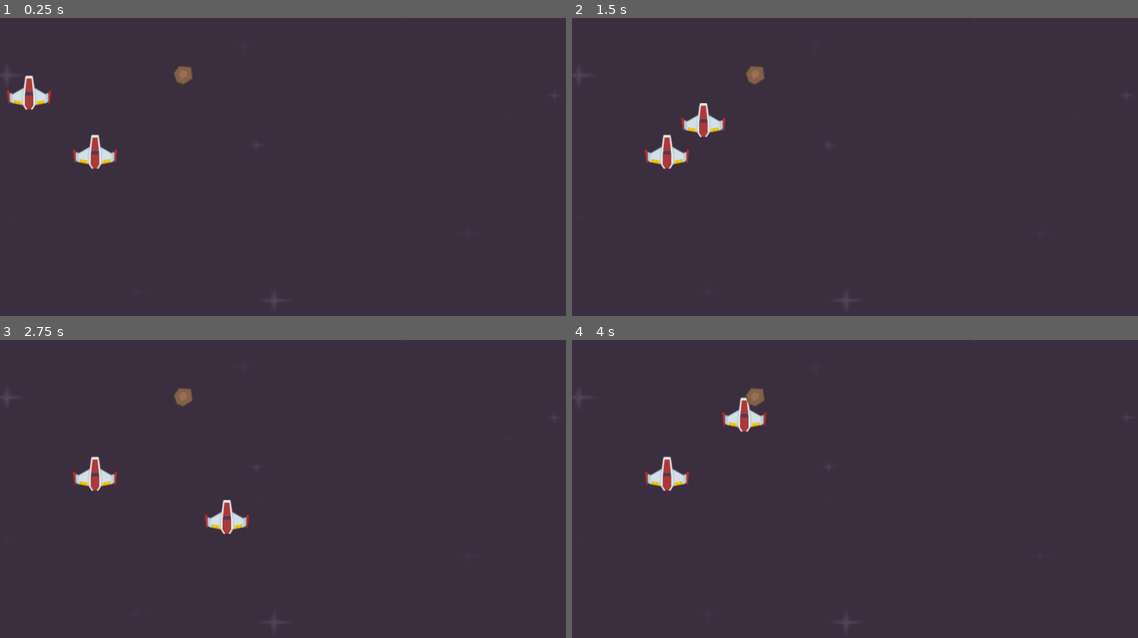
Above: before the commit, frames 1-4 (two rows, left to right).
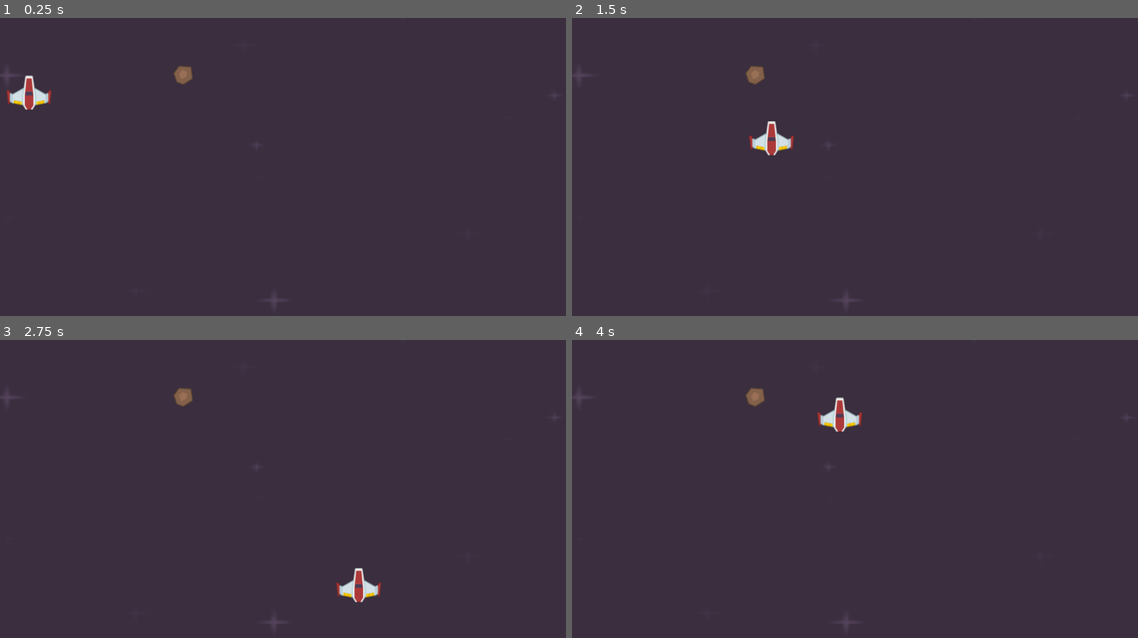
Above: after the commit, the same moments.

Repository: Yrthgze/GodotCrashCourese
Game: Godot game, scene res://Scenes/level.tscn
Two runs of this game, one before a commit and one after it. Both use one fixed random seed, a clock stepped at 60 frames per second and the inputs below.
Inputs:
- Up to frame 1 (0.25 s): no input
- Up to frame 2 (1.5 s): tap Enter at 0.5 s; hold Right (right) 0.53-1.28 s; hold Down (down) from 1.28 s (still down)
- Up to frame 3 (2.75 s): release Down (down) at 2.03 s; hold Right (right) from 2.03 s (still down)
- Up to frame 4 (4 s): release Right (right) at 2.78 s; hold Up (up) 2.78-3.53 s; hold Left (left) from 3.53 s (still down)

The runs differ from the first frame. In frame 1, 0.5% of the frame differs, in the area x 12-21%, y 39-51%; in frame 2, 1.4%; in frame 3, 1.4%, in the area x 12-68%, y 39-89%; in frame 4, 1.4%.

Commit message:
[GodotCrashCourse]: Physics colliders 2D and signals.

Diff:
--- /dev/null
+++ b/CrashCourse#1/Scenes/MainTimer.gd
@@ -0,0 +1,15 @@
+extends Timer
+
+
+# Called when the node enters the scene tree for the first time.
+func _ready():
+	pass
+
+
+# Called every frame. 'delta' is the elapsed time since the previous frame.
+func _process(delta):
+	pass
+
+
+func _on_timeout():
+	print("meteor")
--- /dev/null
+++ b/CrashCourse#1/Scenes/laser.tscn
@@ -0,0 +1,15 @@
+[gd_scene load_steps=3 format=3 uid="uid://ttdeidtfmx5u"]
+
+[ext_resource type="Texture2D" uid="uid://cvhwvbmsf05vg" path="res://kenney_space-shooter-redux/PNG/Lasers/laserRed01.png" id="1_vvobx"]
+
+[sub_resource type="CapsuleShape2D" id="CapsuleShape2D_qmg3c"]
+radius = 3.0
+height = 52.0
+
+[node name="Laser" type="Area2D"]
+
+[node name="Sprite2D" type="Sprite2D" parent="."]
+texture = ExtResource("1_vvobx")
+
+[node name="CollisionShape2D" type="CollisionShape2D" parent="."]
+shape = SubResource("CapsuleShape2D_qmg3c")
--- /dev/null
+++ b/CrashCourse#1/Scenes/level.gd
@@ -0,0 +1,15 @@
+extends Node2D
+
+
+# Called when the node enters the scene tree for the first time.
+func _ready():
+	pass # Replace with function body.
+
+
+# Called every frame. 'delta' is the elapsed time since the previous frame.
+func _process(delta):
+	pass
+
+
+func _on_timer_timeout():
+	print("Meteor from main script")
--- a/CrashCourse#1/Scenes/level.tscn
+++ b/CrashCourse#1/Scenes/level.tscn
@@ -1,10 +1,21 @@
-[gd_scene load_steps=4 format=3 uid="uid://c2bdim0jap4ia"]
+[gd_scene load_steps=9 format=3 uid="uid://c2bdim0jap4ia"]
 
 [ext_resource type="PackedScene" uid="uid://cbm33s2g6slvb" path="res://Scenes/player.tscn" id="1_ostsi"]
+[ext_resource type="Script" path="res://Scenes/level.gd" id="1_vj4op"]
 [ext_resource type="Texture2D" uid="uid://ds7d4lhfqqbif" path="res://kenney_space-shooter-redux/Backgrounds/darkPurple.png" id="1_yelfq"]
 [ext_resource type="PackedScene" uid="uid://d17pg0xweqvq5" path="res://Scenes/meteor.tscn" id="3_wpdov"]
+[ext_resource type="Script" path="res://Scenes/MainTimer.gd" id="4_ityqm"]
+
+[sub_resource type="RectangleShape2D" id="RectangleShape2D_i7bb0"]
+
+[sub_resource type="RectangleShape2D" id="RectangleShape2D_741jl"]
+size = Vector2(14.9936, 20)
+
+[sub_resource type="RectangleShape2D" id="RectangleShape2D_rtptk"]
+size = Vector2(8.86499, 20)
 
 [node name="Level" type="Node2D"]
+script = ExtResource("1_vj4op")
 
 [node name="Background" type="Sprite2D" parent="."]
 position = Vector2(573, 279)
@@ -16,3 +27,42 @@
 
 [node name="Meteor" parent="." instance=ExtResource("3_wpdov")]
 position = Vector2(403, 126)
+
+[node name="Borders" type="Node2D" parent="."]
+position = Vector2(1318, 360)
+scale = Vector2(-5.184, -44.581)
+
+[node name="RightWall" type="StaticBody2D" parent="Borders"]
+
+[node name="CollisionShape2D" type="CollisionShape2D" parent="Borders/RightWall"]
+shape = SubResource("RectangleShape2D_i7bb0")
+
+[node name="LeftWall" type="StaticBody2D" parent="Borders"]
+position = Vector2(261.381, -0.0672939)
+
+[node name="CollisionShape2D" type="CollisionShape2D" parent="Borders/LeftWall"]
+shape = SubResource("RectangleShape2D_i7bb0")
+
+[node name="TopWall" type="StaticBody2D" parent="Borders"]
+position = Vector2(139.082, 8.63596)
+scale = Vector2(-17.7545, -0.0838856)
+
+[node name="CollisionShape2D" type="CollisionShape2D" parent="Borders/TopWall"]
+position = Vector2(0.325947, -1.60441)
+shape = SubResource("RectangleShape2D_741jl")
+
+[node name="BottomWall" type="StaticBody2D" parent="Borders"]
+position = Vector2(138.696, -8.56867)
+scale = Vector2(28.6795, 0.0722505)
+
+[node name="CollisionShape2D" type="CollisionShape2D" parent="Borders/BottomWall"]
+position = Vector2(-0.343032, 0)
+scale = Vector2(1, 1)
+shape = SubResource("RectangleShape2D_rtptk")
+
+[node name="Timer" type="Timer" parent="."]
+autostart = true
+script = ExtResource("4_ityqm")
+
+[connection signal="timeout" from="Timer" to="." method="_on_timer_timeout"]
+[connection signal="timeout" from="Timer" to="Timer" method="_on_timeout"]
--- /dev/null
+++ b/CrashCourse#1/Scenes/meteor.gd
@@ -0,0 +1,6 @@
+extends Area2D
+
+
+func _on_body_entered(body):
+	print("body entered")
+	print(body)
--- a/CrashCourse#1/Scenes/meteor.tscn
+++ b/CrashCourse#1/Scenes/meteor.tscn
@@ -1,8 +1,19 @@
-[gd_scene load_steps=2 format=3 uid="uid://d17pg0xweqvq5"]
+[gd_scene load_steps=4 format=3 uid="uid://d17pg0xweqvq5"]
 
 [ext_resource type="Texture2D" uid="uid://dj0ibgpbi6213" path="res://kenney_space-shooter-redux/PNG/Meteors/meteorBrown_med1.png" id="1_dri8o"]
+[ext_resource type="Script" path="res://Scenes/meteor.gd" id="1_fxur6"]
 
-[node name="Meteor" type="Node2D"]
+[sub_resource type="CircleShape2D" id="CircleShape2D_2pxyi"]
+radius = 21.0
+
+[node name="Meteor" type="Area2D"]
+script = ExtResource("1_fxur6")
 
 [node name="Sprite2D" type="Sprite2D" parent="."]
 texture = ExtResource("1_dri8o")
+
+[node name="CollisionShape2D" type="CollisionShape2D" parent="."]
+position = Vector2(1, -1)
+shape = SubResource("CircleShape2D_2pxyi")
+
+[connection signal="body_entered" from="." to="." method="_on_body_entered"]
--- a/CrashCourse#1/Scenes/player.gd
+++ b/CrashCourse#1/Scenes/player.gd
@@ -1,9 +1,8 @@
-extends Node2D
+extends CharacterBody2D
 
 var player_node = ""
-var speed: Vector2 = Vector2(0, 0)
 # The ':=' sets de type of the base_speed to the type of the value assigned
-@export var base_speed := 300
+@export var base_speed := 500
 # Called when the node enters the scene tree for the first time.
 func _ready():
 	player_node = $PlayerImage
@@ -11,7 +10,5 @@
 # Called every frame. 'delta' is the elapsed time since the previous frame.
 func _process(delta):
 	var direction = Input.get_vector("left", "right", "up", "down")
-	speed = direction * base_speed
-	#position += Vector2(1, 0) * 100 * delta
-	player_node.position += speed * delta
-	speed = Vector2(0, 0)
+	velocity = direction * base_speed
+	move_and_slide()
--- a/CrashCourse#1/Scenes/player.tscn
+++ b/CrashCourse#1/Scenes/player.tscn
@@ -3,12 +3,11 @@
 [ext_resource type="Script" path="res://Scenes/player.gd" id="1_acyul"]
 [ext_resource type="Texture2D" uid="uid://r0ic7c1pw2ug" path="res://kenney_space-shooter-redux/PNG/playerShip1_red.png" id="1_vkdja"]
 
-[node name="Player" type="Node2D"]
+[node name="Player" type="CharacterBody2D"]
 script = ExtResource("1_acyul")
 
 [node name="PlayerImage" type="Sprite2D" parent="."]
 texture = ExtResource("1_vkdja")
 
-[node name="PlayerImage2" type="Sprite2D" parent="."]
-position = Vector2(145, 130)
-texture = ExtResource("1_vkdja")
+[node name="CollisionPolygon2D" type="CollisionPolygon2D" parent="."]
+polygon = PackedVector2Array(7, -36, 11, -15, 35, 2, 47, -6, 47, 22, 6, 37, -6, 36, -45, 22, -48, -5, -36, 0, -13, -13, -8, -39)
